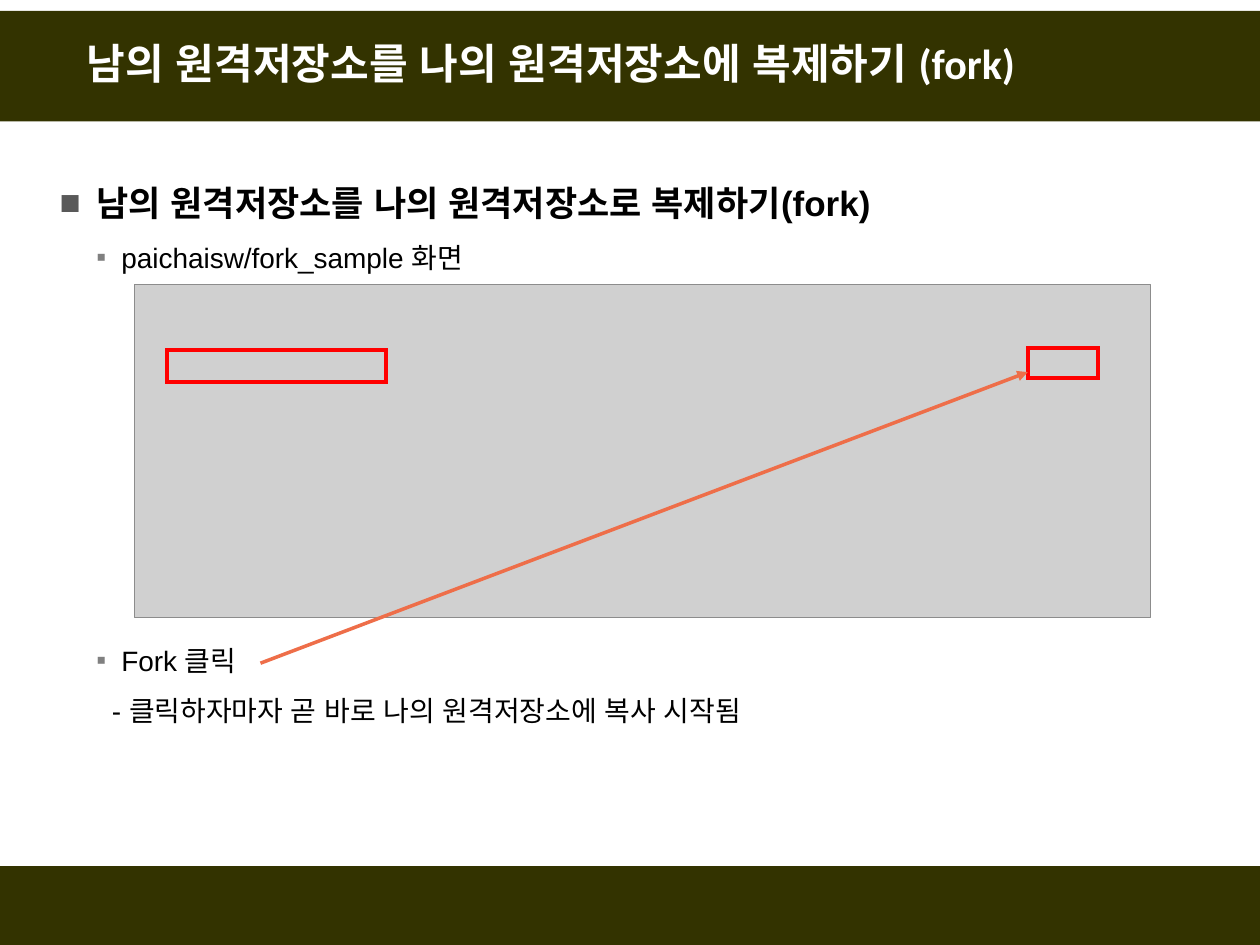
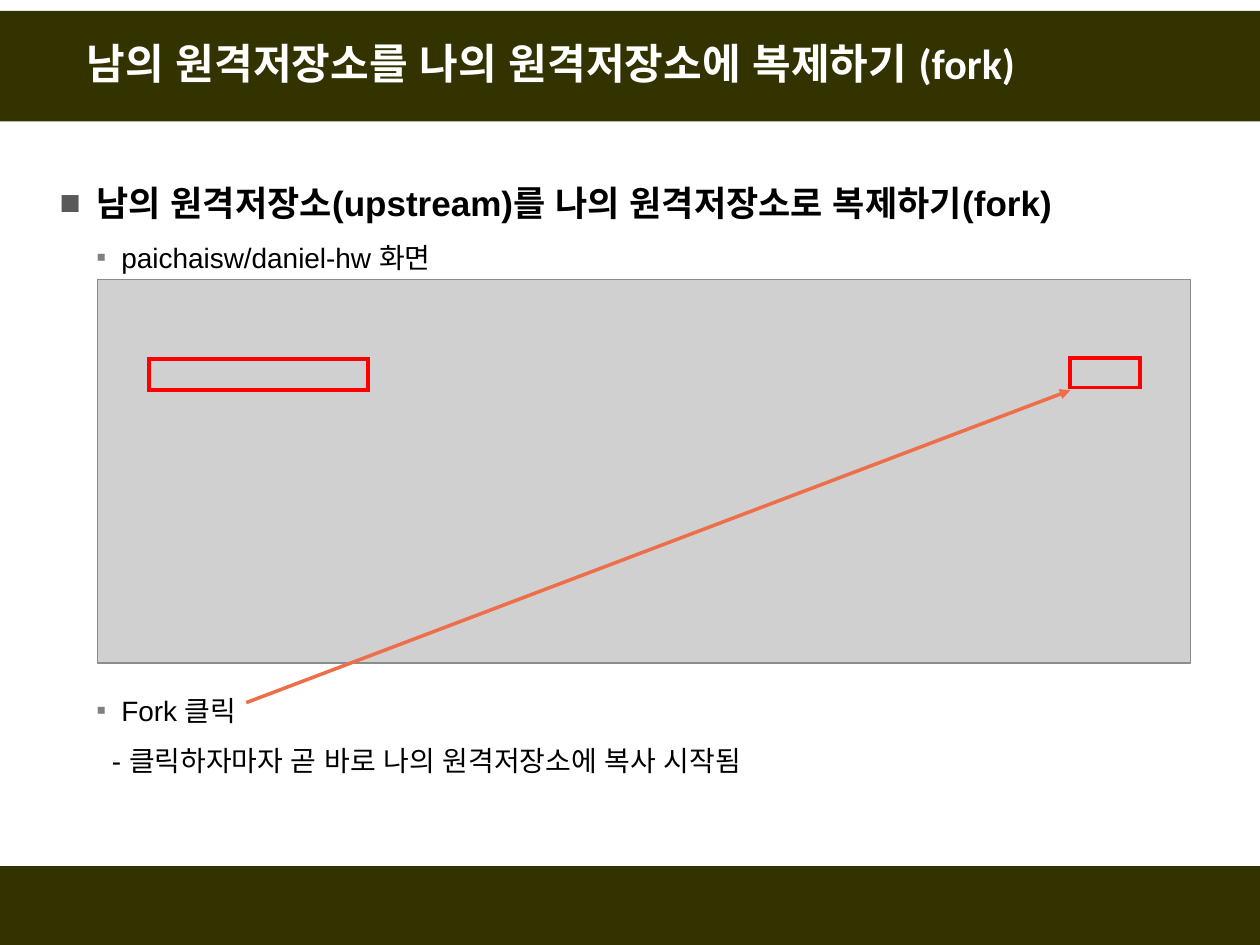
Before and after one commit to fasthill/github-lecture, a slide deck: slide 4 of git및github첫걸음3-forkclonePR.pptx. Drawn at 1260x945 pixels with LibreOffice and Linux fonts; fonts in the diff are those of the drawing; grey boxes stand for pictures. Boxes give left, top, right and bottom in pixels: in the first picture for what was removed or moved away, otherwise in the second. Text is boxed around its words. In the diff, an @@ line names an element or a change of style, - is before the commit and + after.

```diff
--- a/git및github첫걸음3-forkclonePR.pptx
+++ b/git및github첫걸음3-forkclonePR.pptx
@@ text at box(96, 186, 1052, 273): text changed @@
-■ 남의 원격저장소를 나의 원격저장소로 복제하기(fork)
-  ▪ paichaisw/fork_sample 화면
+■ 남의 원격저장소(upstream)를 나의 원격저장소로 복제하기(fork)
+  ▪ paichaisw/daniel-hw 화면
@@ picture: place and size @@
-picture at box(135, 285, 1152, 617)
+picture at box(98, 280, 1191, 663)
@@ rectangle: place and size @@
-rectangle at box(168, 350, 387, 382)
+rectangle at box(149, 359, 368, 391)
@@ rectangle: place and size @@
-rectangle at box(1028, 349, 1099, 378)
+rectangle at box(1070, 358, 1140, 387)
@@ arrow moved from (261, 663) - (1028, 372) to (247, 703) - (1070, 391) @@
```
Also in this commit, not shown: 31 other slides changed, 2 slides added.
